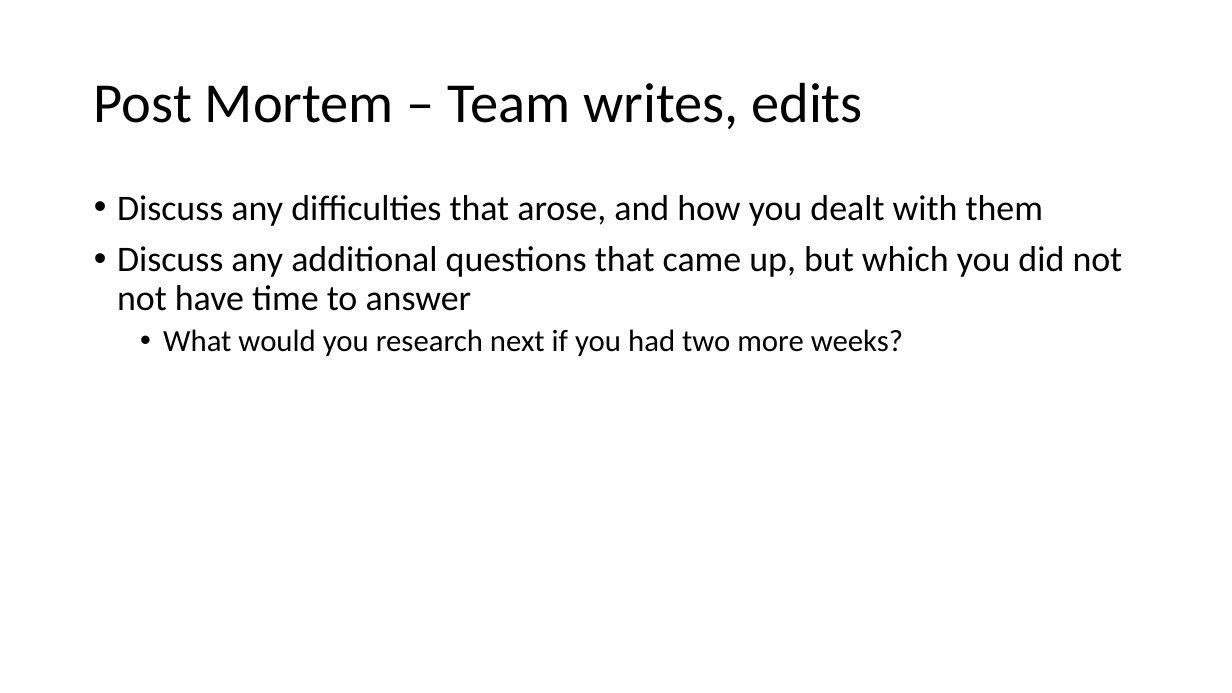
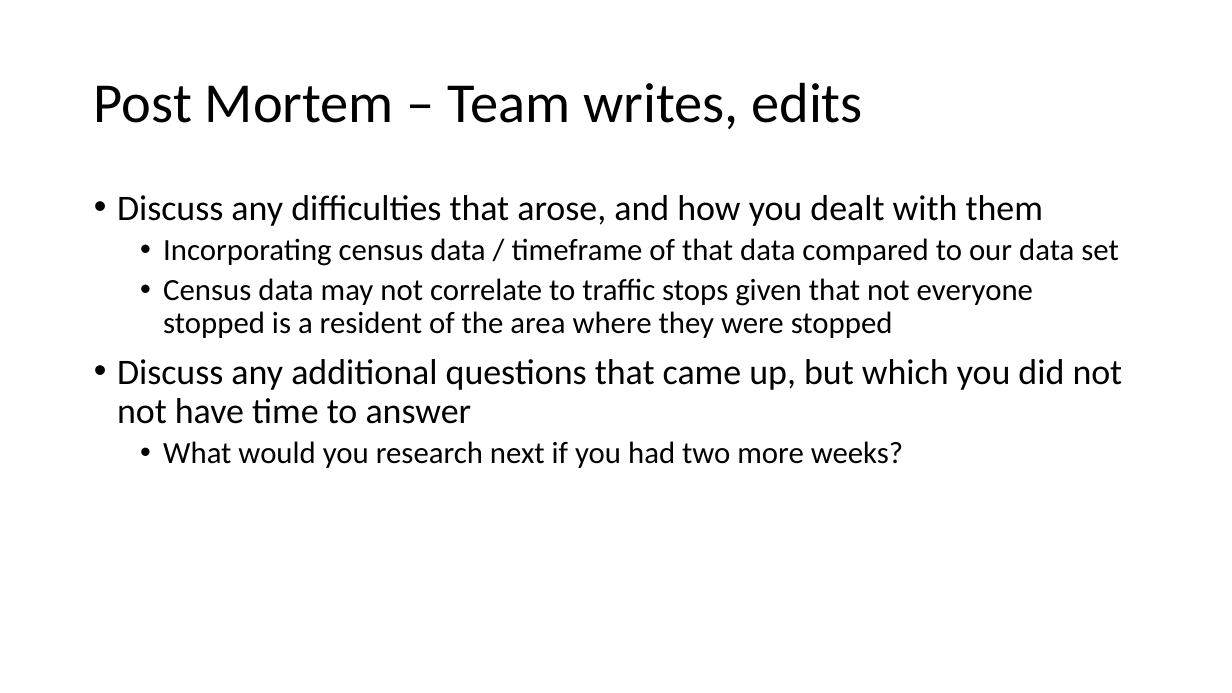
Before and after one commit to elu267/Project_GroupF, a slide deck: slide 7 of Group_F_Minneapolis Police Stops Presentation.pptx. Drawn at 1232x693 pixels with LibreOffice and Linux fonts; fonts in the diff are those of the drawing. Boxes give left, top, right and bottom in pixels: in the first picture for what was removed or moved away, otherwise in the second. Text is boxed around its words. In the diff, an @@ line names an element or a change of style, - is before the commit and + after.

```diff
--- a/Group_F_Minneapolis Police Stops Presentation.pptx
+++ b/Group_F_Minneapolis Police Stops Presentation.pptx
@@ text at (163, 238, 1119, 338): paragraphs added @@
+  • Incorporating census data / timeframe of that data compared to our data set
+  • Census data may not correlate to traffic stops given that not everyone stopped is a resident of the area where they were stopped
```
Also in this commit, not shown: 3 other slides changed.
